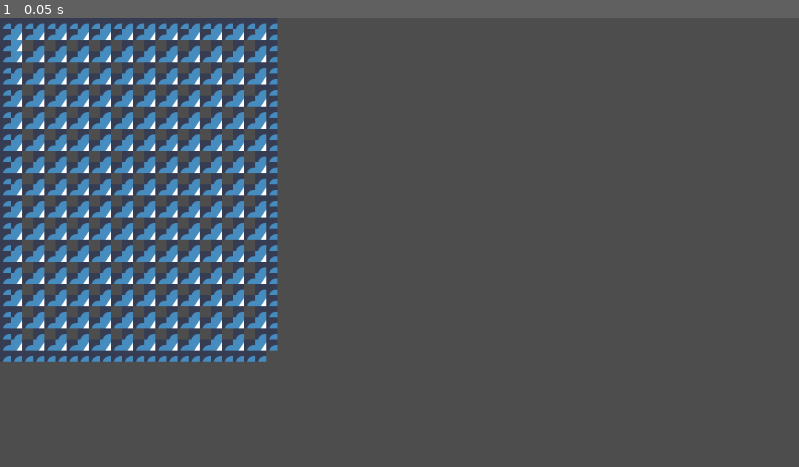
Above: before the commit, frame 1.
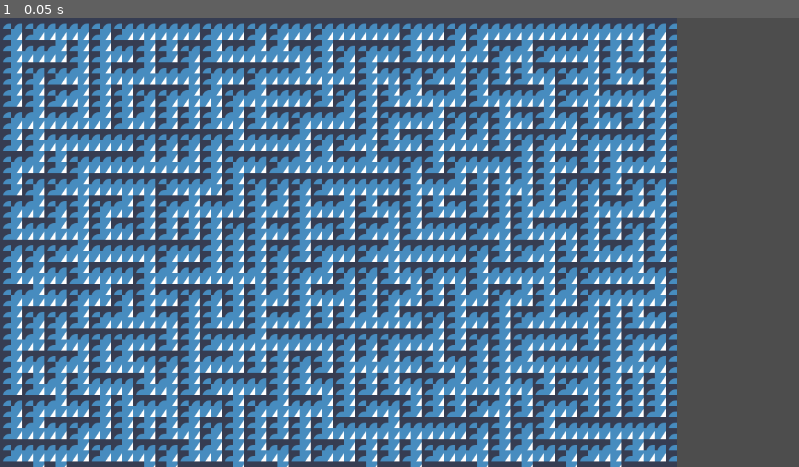
Above: after the commit, the same moment.

Repository: isterkvarn/MazeShooter
Game: Godot game, scene res://maze-generation/maze_visualizer.tscn
The game is run twice, just before and just after one commit, with the same random seed, the same clock (stepped at 60 frames per second) and the same inputs. The project has no main scene, so this scene is started directly. The engine's default icon, where the game draws it, is replaced by a stand-in: a white triangle on a blue panel in a dark square.
Inputs:
- Up to frame 1 (0.05 s): no input

The runs differ from the first frame. In frame 1, 47% of the frame differs, in the area x 0-85%, y 1-100%.

Commit message:
we generate a maze now

Diff:
--- a/maze-generation/graph.gd
+++ b/maze-generation/graph.gd
@@ -11,8 +11,6 @@
 	height = height_in
 	_init_connections(width, height)
 
-	print(connections)
-
 func _init_connections(width, height):
 	connections = []
 	for y in range(height):
@@ -24,8 +22,8 @@
 	connections[node1.y][node1.x].append(node2)
 	connections[node2.y][node2.x].append(node1)
 
+func has_connection(node1: Vector2i, node2: Vector2i):
+	return node1 in connections[node2.y][node2.x]
+
 func get_connections(node: Vector2i):
 	return connections[node.y][node.x]
-
-func print_graph():
-	print(connections)
--- a/maze-generation/maze_generation.gd
+++ b/maze-generation/maze_generation.gd
@@ -6,19 +6,76 @@
 
 @onready var tile_map = $TileMap
 
-
 # Called when the node enters the scene tree for the first time.
 func _ready():
-	# tile_map.set_cell(0, Vector2i(5, 5), SOURCE_ID, WALL)
-	var graph = Graph.new(12, 15)
-	graph.add_connection(Vector2i(0, 1), Vector2i(0, 0))
+	generate()
+
+func generate():
+	var graph = Graph.new(30, 30)
+	var edges = _generate_possible_edges(graph)
+	var disjoint_sets = _generate_disjoint_sets(graph)
+
+	while edges.size() > 0:
+		var edge = edges.pop_random()
+		var join_sets = _join_disjoint_sets(disjoint_sets, edge[0], edge[1])
+
+		if not join_sets.is_empty():
+			# Join the sets
+			join_sets[0].join(join_sets[1])
+			disjoint_sets.erase(join_sets[1])
+			# Add the connection to the graph
+			graph.add_connection(edge[0], edge[1])
+
 	draw_graph(graph)
 
+func _generate_possible_edges(graph):
+	var edges = Set.new()
+
+	# Set of nodes that are reachable from each other
+	var disjoint_sets = _generate_disjoint_sets(graph)
+
+	for y in range(graph.height):
+		for x in range(graph.width):
+			if x+1 < graph.width:
+				edges.add([Vector2i(x, y), Vector2i(x+1, y)])
+			if y+1 < graph.height:
+				edges.add([Vector2i(x, y), Vector2i(x, y+1)])
+	return edges
+
+func _generate_disjoint_sets(graph):
+	var disjoint_sets = []
+
+	for y in range(graph.height):
+		for x in range(graph.width):
+			var new_set = Set.new()
+			new_set.add(Vector2i(x, y))
+			disjoint_sets.append(new_set)
+
+	return disjoint_sets
+
+# If an edge would connect the two disjoint sets, return the sets
+func _join_disjoint_sets(disjoint_sets, node1: Vector2i, node2: Vector2i):
+	var node1_set = null
+	var node2_set = null
+
+	for dis_set in disjoint_sets:
+		if node1 in dis_set.array:
+			node1_set = dis_set
+		if node2 in dis_set.array:
+			node2_set = dis_set
+
+	if node1_set == null or node2_set == null:
+		return []
+	if node1_set == node2_set:
+		return []
+
+	return [node1_set, node2_set]
 
 func draw_graph(graph: Graph):
 	for y in range(graph.height):
 		for x in range(graph.width):
 			draw_floor(Vector2i(x*2 + 1, y*2 + 1))
+			draw_wall(Vector2i(x*2 + 2, y*2 + 2))
 
 			for rel_pos in [Vector2i(-1, 0), Vector2i(1, 0), Vector2i(0, -1), Vector2i(0, 1)]:
 				var adj_node: Vector2i = Vector2i(x, y) + rel_pos
@@ -42,6 +99,10 @@
 		for y in range(graph.height*2):
 			draw_wall(Vector2i(x, y))
 
+	for y in range(graph.height):
+		for x in range(graph.width):
+			pass
+
 func draw_wall(pos: Vector2i):
 	tile_map.set_cell(0, pos, SOURCE_ID, WALL)
 
--- /dev/null
+++ b/maze-generation/set.gd
@@ -0,0 +1,31 @@
+extends Node
+
+# Why the FUUUCK doesnt Godot have a built in set?!?!?!?!?!! angry emoji bonk bonk
+
+class_name Set
+
+var array
+
+# Called when the node enters the scene tree for the first time.
+func _init():
+	array = []
+
+func add(elem):
+	for ar_elem in array:
+		if elem == ar_elem:
+			return
+	array.append(elem)
+
+func pop_random():
+	return array.pop_at(randi() % array.size())
+
+func remove(elem):
+	array.erase(elem)
+
+func size():
+	return array.size()
+
+func join(other: Set):
+	for elem in other.array:
+		if elem not in array:
+			array.append(elem)
